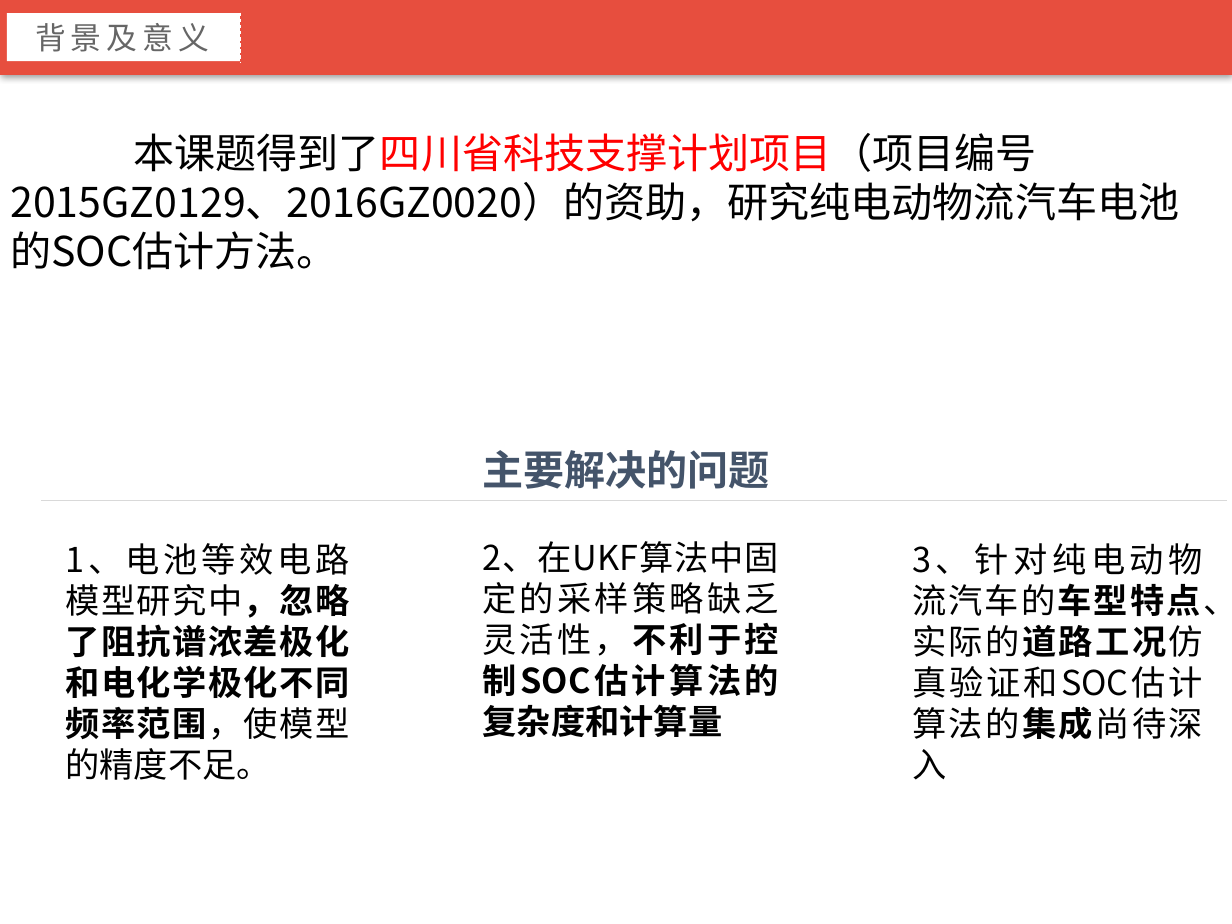
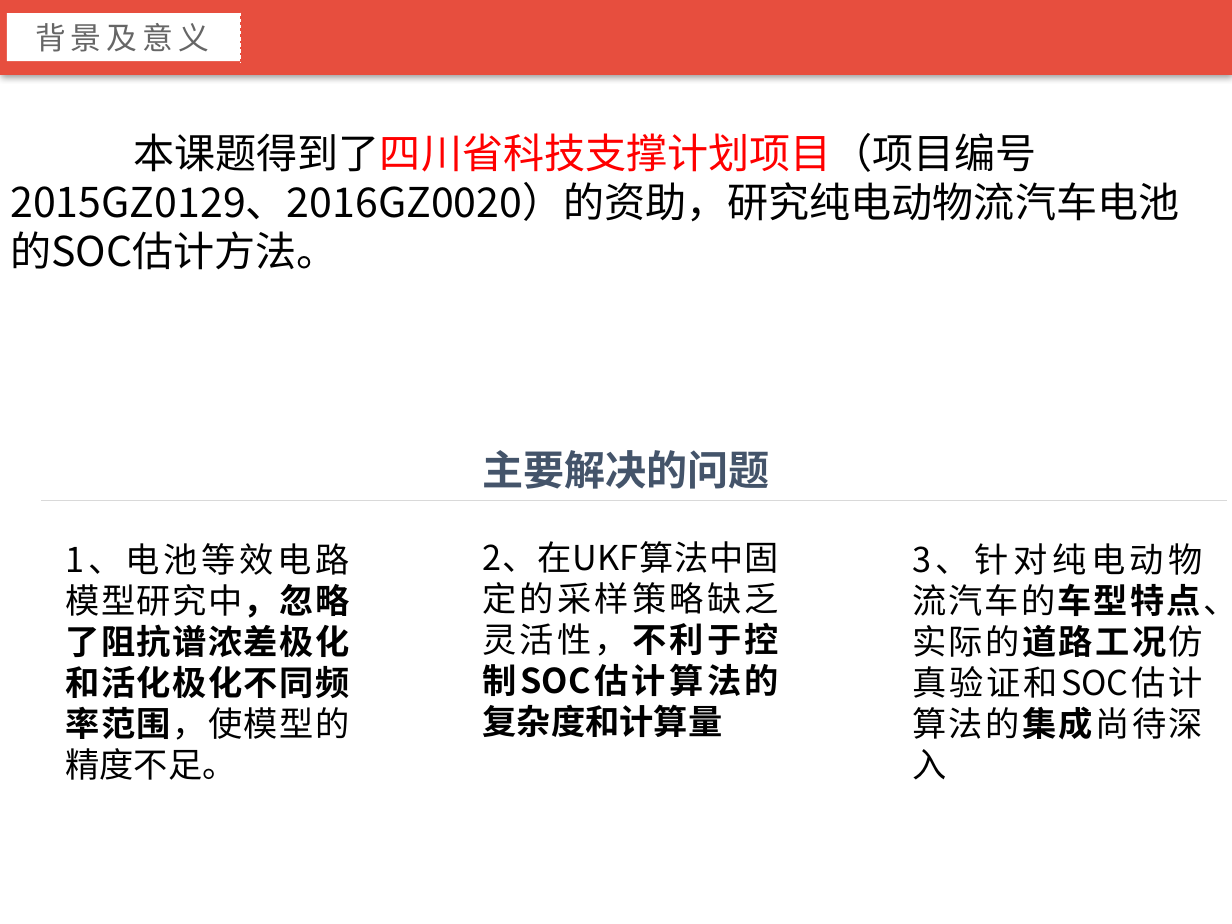
Before and after one commit to mubentai/MyPaper, a slide deck: slide 4 of 最终答辩PPT/正式答辩-周旋-201322190340.pptx. Drawn at 1232x924 pixels with LibreOffice and Linux fonts; fonts in the diff are those of the drawing; background and template pictures are left out. Boxes give left, top, right and bottom in pixels: in the first picture for what was removed or moved away, otherwise in the second. Text is boxed around its words. In the diff, an @@ line names an element or a change of style, - is before the commit and + after.

Commit message:
20160523

```diff
--- a/最终答辩PPT/正式答辩-周旋-201322190340.pptx
+++ b/最终答辩PPT/正式答辩-周旋-201322190340.pptx
@@ text at [65,543,349,780]: text changed @@
-1、电池等效电路模型研究中，忽略了阻抗谱浓差极化和电化学极化不同频率范围，使模型的精度不足。
+1、电池等效电路模型研究中，忽略了阻抗谱浓差极化和活化极化不同频率范围，使模型的精度不足。
```
Also in this commit, not shown: 5 other slides changed.
